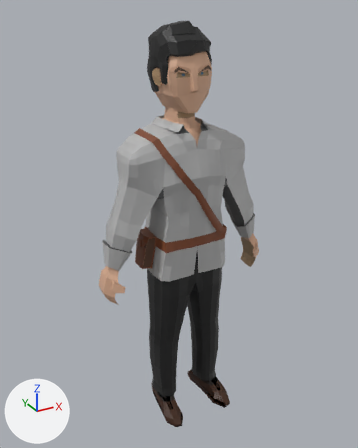
What one commit did to the FBX model ProjectR/Assets/4.Models/Player/Player.fbx.
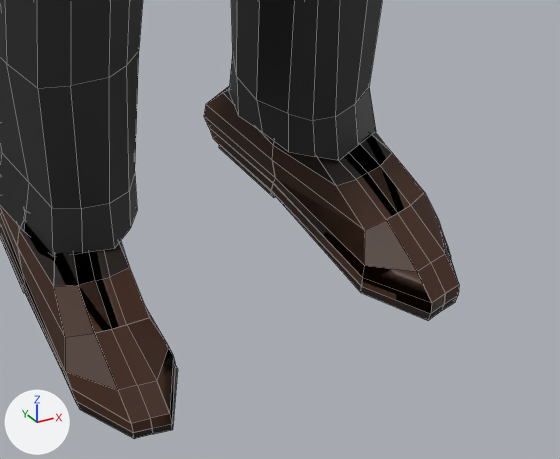
Each version is shown whole from a 50 mm camera at (-2.52, -4.47, 4.67) aimed at (-0.02, 0.08, 2.39), then close up on the part from 43% to 69% of the width and 79% to 96% of the height. The lights are fixed; the arrows at lower left show +X, +Y and +Z. The close-ups show mesh edges as thin lines. Where no turn or scale is listed for an object, it has been applied to the vertices. Vertices at the same position are counted once.

Objects in the first close-up: 'Pants.001', 'Shoes'.
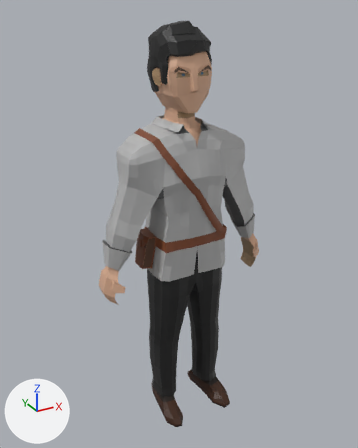
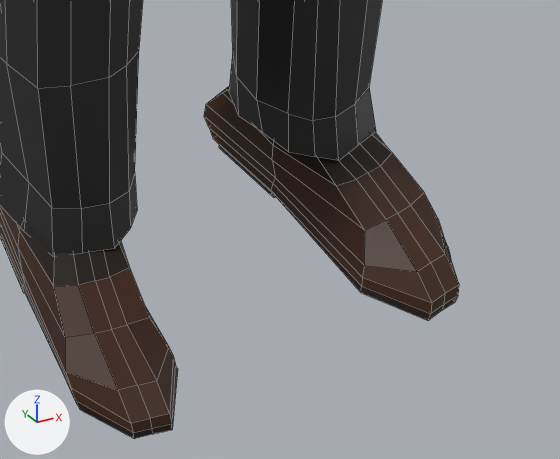
The edits, one by one:
me_cube_008 is used by ob_shoes; location (0.0, 0.0, 0.0).
me_cube_008 had 382 vertices, 504 faces and spanned x -0.452..0.452, y -0.529..0.203, z 0.014..0.262.
me_cube_008 now has 196 vertices, 182 faces and spans x -0.452..0.452, y -0.529..0.203, z 0.014..0.236.
Part 1, on me_cube_008:
93 vertices are removed from x 0.164..0.451, y -0.526..0.203, z 0.014..0.262.
210 faces are deleted.
21 new faces join them, mat_shoses_shadow (black #1d120c).
28 new faces join them, mat_shoses (brown #3e210e).
Part 2, on me_cube_008:
93 vertices are removed from x -0.451..-0.164, y -0.526..0.203, z 0.014..0.262.
203 faces are deleted.
19 new faces join them, mat_shoses_shadow (black #1d120c).
23 new faces join them, mat_shoses (brown #3e210e).

Boxes [x1, y1, x2, y2] around the edits, measured in the close-ups (560 x 459 px):
part 1 of me_cube_008, cut back
    both: [204, 87, 459, 321]
part 2 of me_cube_008, cut back
    both: [0, 206, 178, 433]
